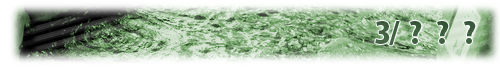
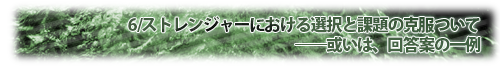
Two versions of the same layered image (500 × 70). Layer-by-layer changes:
renamed "3/ ? ? ?" to "6/ストレンジャーにおける選択と課題の克服ついて ――或いは、回答案の一例", painted on it over (128, 16, 481, 53)
painted on "Layer 3" over (10, 3, 500, 64)
